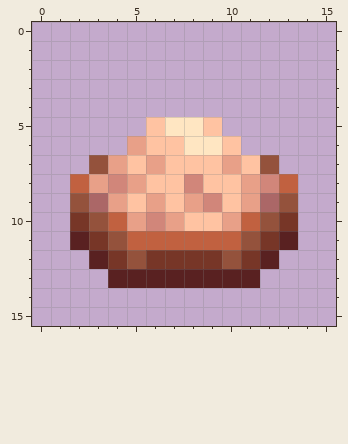
Two versions of one pixel-art sprite, textures/cooking_rice_uncooked.png. This is how it looked before the edit.
The file is 16x16 pixels.
And afterwards:
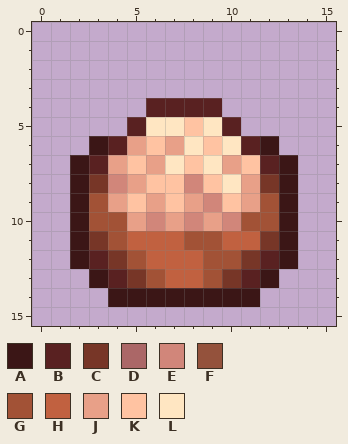
Palette (. is transparent): A #3b1616  B #592121  C #773627  D #ab6767  E #d1867a  F #94523c  G #a25236  H #c16140  J #e8a088  K #ffc3a2  L #ffe6c2
The edit:
Changed rows in their new state; - is an unchanged pixel.
first column x 2:
 4 ----BBBB----
 5 ---BL-KLB---
 6 -AB--J-KLBA-
 7 AB---L-L--BA
 8 AC------L-CA
 9 AG--------GA
10 AGG---EJEGGA
11 A-G---GG-H-A
12 A--GHHHGG--A
13 -A-CGHHGC-A-
14 --AAAAAAAA--
Pixel boxes of the changes (left, top, right, bottom) in both pictures:
changed: (70, 98, 298, 307)
